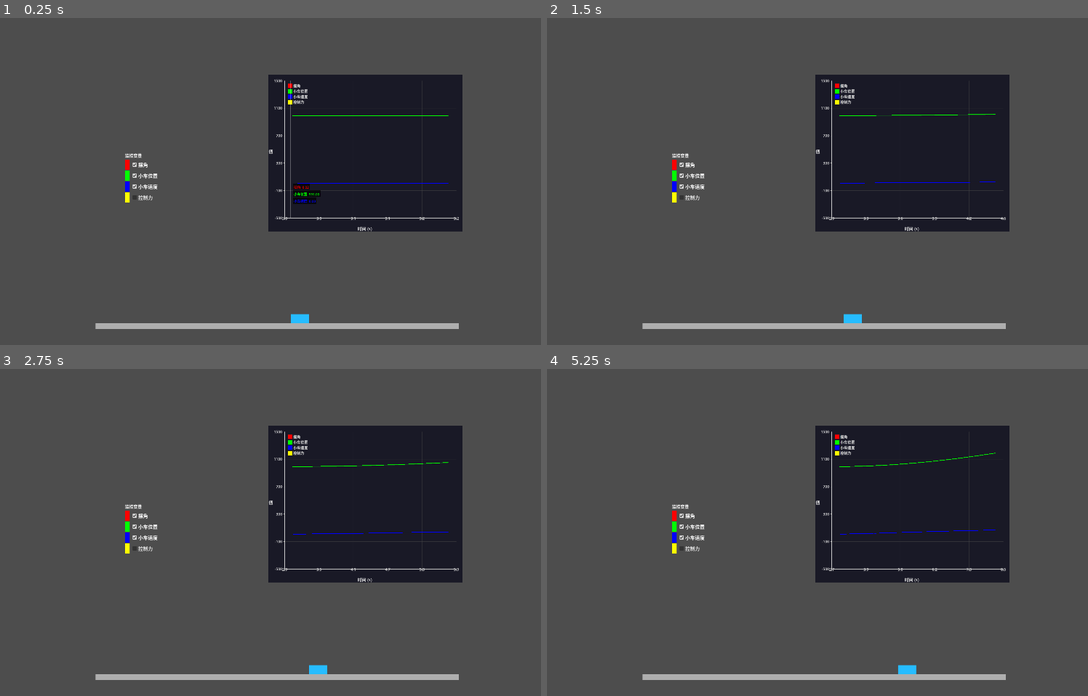
Above: before the commit, frames 1-4 (two rows, left to right).
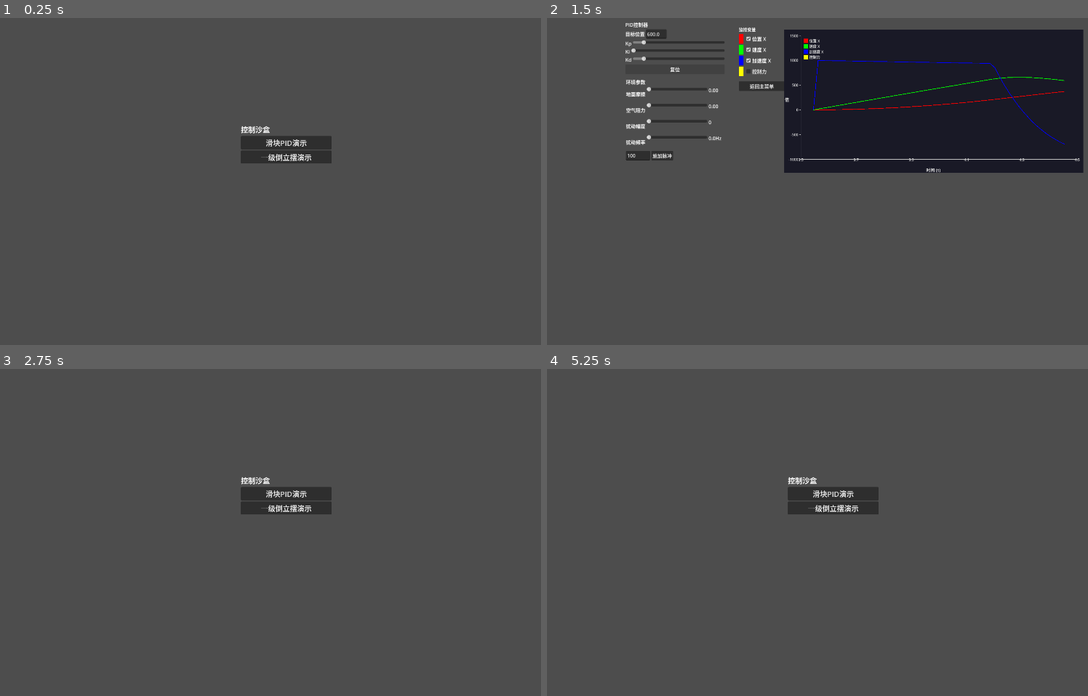
Above: after the commit, the same moments.

Repository: Phantom1984/ControlSandBoxGodot
Game: Godot game, scene res://scenes/main_menu.tscn
The game is run twice, just before and just after one commit, with the same random seed, the same clock (stepped at 60 frames per second) and the same inputs. Before the commit the project starts from res://Scene/inverted_pendulum.tscn.
Inputs (mouse positions are in pixels of both pictures, inside the frame that each line leads up to):
- Up to frame 1 (0.25 s): no input
- Up to frame 2 (1.5 s): click (833, 142) at 0.5 s, where only the run after the commit has a clickable "滑块PID演示"; click (676, 70) at 1.25 s, where only the run after the commit has a clickable "复位"
- Up to frame 3 (2.75 s): click (216, 437) at 2 s, where only the run after the commit has a clickable "返回主菜单"
- Up to frame 4 (5.25 s): click (833, 509) at 2.75 s, where only the run after the commit has a clickable "一级倒立摆演示"; click (557, 591) at 3.5 s, where only the run after the commit has a clickable "单环PID"; click (579, 591) at 4.25 s, where only the run after the commit has a clickable "双环PID"; click (703, 575) at 5 s, where only the run after the commit has a clickable "返回主菜单"

The runs differ from the first frame. In frame 1, 19% of the frame differs, in the area x 17-86%, y 17-96%; in frame 2, 24%, in the area x 14-100%, y 1-96%; in frame 3, 19%; in frame 4, 19%.

Commit message:
菜单和倒立摆页面优化
1.新增主菜单，加入场景切换功能
2.为倒立摆加入PID参数滑动条和双环单环切换按钮
3.优化文件路径

Diff:
--- a/Scene/inverted_pendulum.tscn
+++ /dev/null
@@ -1,124 +0,0 @@
-[gd_scene format=3 uid="uid://sgx577h7qcs4"]
-
-[ext_resource type="Script" uid="uid://cdaua853bdrgf" path="res://scripts/pendulum_controller.gd" id="1_ftd7c"]
-[ext_resource type="Script" uid="uid://dvkhwflsyul5b" path="res://scripts/pid_controller.gd" id="2_yi53h"]
-[ext_resource type="Script" uid="uid://bwlr81ykxswvm" path="res://scripts/data_monitor.gd" id="3_h4483"]
-[ext_resource type="Script" uid="uid://desv2h0vsc8ge" path="res://scripts/pendulum_data_bridge.gd" id="4_8qox5"]
-[ext_resource type="Script" uid="uid://b8eph5hl0e3uu" path="res://scripts/plotter.gd" id="4_vnqnf"]
-[ext_resource type="Script" uid="uid://cjt62b21tt51r" path="res://scripts/var_panel.gd" id="6_8qox5"]
-
-[sub_resource type="PhysicsMaterial" id="PhysicsMaterial_cart"]
-friction = 0.0
-
-[sub_resource type="RectangleShape2D" id="RectangleShape2D_h367c"]
-size = Vector2(60, 30)
-
-[sub_resource type="RectangleShape2D" id="RectangleShape2D_qhvww"]
-size = Vector2(6, 120)
-
-[sub_resource type="PhysicsMaterial" id="PhysicsMaterial_ground"]
-friction = 0.0
-
-[sub_resource type="RectangleShape2D" id="RectangleShape2D_ftd7c"]
-size = Vector2(1200, 20)
-
-[node name="InvertedPendulum" type="Node2D" unique_id=2089002323]
-
-[node name="Cart" type="RigidBody2D" parent="." unique_id=1457916125 node_paths=PackedStringArray("pid", "position_pid", "pendulum")]
-position = Vector2(991, 1062)
-physics_material_override = SubResource("PhysicsMaterial_cart")
-lock_rotation = true
-script = ExtResource("1_ftd7c")
-pid = NodePath("PendulumPID")
-position_pid = NodePath("PositionPID")
-pendulum = NodePath("../Pendulum")
-enable_position_loop = false
-
-[node name="CollisionShape2D" type="CollisionShape2D" parent="Cart" unique_id=1323739283]
-shape = SubResource("RectangleShape2D_h367c")
-
-[node name="ColorRect" type="ColorRect" parent="Cart" unique_id=580789777]
-offset_left = -30.0
-offset_top = -15.0
-offset_right = 30.0
-offset_bottom = 15.0
-color = Color(0.14901961, 0.7372549, 1, 1)
-metadata/_edit_use_anchors_ = true
-
-[node name="PinJoint2D" type="PinJoint2D" parent="Cart" unique_id=2004433850]
-position = Vector2(0, -15)
-node_a = NodePath("..")
-node_b = NodePath("../../Pendulum")
-
-[node name="PendulumPID" type="Node" parent="Cart" unique_id=831539741]
-script = ExtResource("2_yi53h")
-kp = 3000.0
-kd = 200.0
-output_max = 3000.0
-
-[node name="PositionPID" type="Node" parent="Cart" unique_id=934852326]
-script = ExtResource("2_yi53h")
-kp = 0.005
-kd = 0.1
-integral_limit = 1.0
-output_max = 0.08
-
-[node name="Pendulum" type="RigidBody2D" parent="." unique_id=1950229106]
-position = Vector2(991, 1062)
-rotation = 0.017453292
-mass = 0.1
-
-[node name="CollisionShape2D" type="CollisionShape2D" parent="Pendulum" unique_id=432657005]
-position = Vector2(0.38756943, -75.449356)
-shape = SubResource("RectangleShape2D_qhvww")
-
-[node name="Ground" type="StaticBody2D" parent="." unique_id=4533779]
-physics_material_override = SubResource("PhysicsMaterial_ground")
-
-[node name="CollisionShape2D" type="CollisionShape2D" parent="Ground" unique_id=858761670]
-position = Vector2(916, 1087)
-shape = SubResource("RectangleShape2D_ftd7c")
-
-[node name="ColorRect" type="ColorRect" parent="Ground" unique_id=1892227064]
-offset_left = 316.0
-offset_top = 1077.0
-offset_right = 1516.0
-offset_bottom = 1097.0
-color = Color(0.68307734, 0.6830774, 0.68307734, 1)
-metadata/_edit_use_anchors_ = true
-
-[node name="DataMonitor" type="Node" parent="." unique_id=684490729 node_paths=PackedStringArray("target")]
-script = ExtResource("3_h4483")
-target = NodePath("../Cart")
-
-[node name="PendulumDataBridge" type="Node" parent="." unique_id=1446206544 node_paths=PackedStringArray("monitor", "plotter")]
-script = ExtResource("4_8qox5")
-monitor = NodePath("../DataMonitor")
-plotter = NodePath("../Plotter")
-
-[node name="Plotter" type="Control" parent="." unique_id=304413815]
-layout_mode = 3
-anchors_preset = 0
-offset_left = 886.0
-offset_top = 255.0
-offset_right = 1528.0
-offset_bottom = 774.0
-script = ExtResource("4_vnqnf")
-
-[node name="UI" type="Control" parent="." unique_id=346162328]
-layout_mode = 3
-anchors_preset = 0
-offset_left = 407.0
-offset_top = 504.0
-offset_right = 663.0
-offset_bottom = 703.0
-
-[node name="VarPanel" type="VBoxContainer" parent="UI" unique_id=1451288295 node_paths=PackedStringArray("data_bridge", "plotter")]
-layout_mode = 0
-offset_left = 6.0
-offset_top = 7.0
-offset_right = 220.0
-offset_bottom = 177.0
-script = ExtResource("6_8qox5")
-data_bridge = NodePath("../../PendulumDataBridge")
-plotter = NodePath("../../Plotter")
--- a/project.godot
+++ b/project.godot
@@ -12,7 +12,7 @@
 
 config/name="ControlSandBox"
 config/description="一个用于将控制算法模拟至此的基于物理的沙盒"
-run/main_scene="uid://sgx577h7qcs4"
+run/main_scene="uid://sg3q2c5nyt47"
 config/features=PackedStringArray("4.6", "Forward Plus")
 config/icon="res://icon.svg"
 
--- a/main.tscn
+++ b/scenes/cart.tscn
@@ -1,6 +1,6 @@
 [gd_scene format=3 uid="uid://cwnbxixorykq6"]
 
-[ext_resource type="Script" uid="uid://b8y4e8ptxtqub" path="res://cart.gd" id="1_ig7tw"]
+[ext_resource type="Script" uid="uid://b8y4e8ptxtqub" path="res://scripts/cart.gd" id="1_ig7tw"]
 [ext_resource type="Script" uid="uid://dvkhwflsyul5b" path="res://scripts/pid_controller.gd" id="2_0xm2m"]
 [ext_resource type="Script" uid="uid://bwlr81ykxswvm" path="res://scripts/data_monitor.gd" id="3_7mycd"]
 [ext_resource type="Script" uid="uid://bnu1phu3yfjkv" path="res://scripts/pid_panel.gd" id="3_h2yge"]
@@ -8,6 +8,7 @@
 [ext_resource type="Script" uid="uid://b8eph5hl0e3uu" path="res://scripts/plotter.gd" id="6_5vw27"]
 [ext_resource type="Script" uid="uid://cjt62b21tt51r" path="res://scripts/var_panel.gd" id="6_272bh"]
 [ext_resource type="Script" uid="uid://h70j1rh2xw5r" path="res://scripts/env_panel.gd" id="7_5vw27"]
+[ext_resource type="Script" uid="uid://b05iyf1uo0d5m" path="res://scripts/back_mainmenu.gd" id="8_back"]
 
 [sub_resource type="PhysicsMaterial" id="PhysicsMaterial_ig7tw"]
 friction = 0.0
@@ -263,6 +264,18 @@
 layout_mode = 2
 text = "施加脉冲"
 
+[node name="BackButton" type="VBoxContainer" parent="UI" unique_id=999888771]
+layout_mode = 0
+offset_left = 47.0
+offset_top = 200.0
+offset_right = 200.0
+offset_bottom = 240.0
+script = ExtResource("8_back")
+
+[node name="Button" type="Button" parent="UI/BackButton" unique_id=999888772]
+layout_mode = 2
+text = "返回主菜单"
+
 [node name="Plotter" type="Control" parent="." unique_id=1329658006]
 layout_mode = 3
 anchors_preset = 0
--- /dev/null
+++ b/scenes/inverted_pendulum.tscn
@@ -0,0 +1,265 @@
+[gd_scene format=3 uid="uid://sgx577h7qcs4"]
+
+[ext_resource type="Script" uid="uid://cdaua853bdrgf" path="res://scripts/pendulum_controller.gd" id="1_ftd7c"]
+[ext_resource type="Script" uid="uid://dvkhwflsyul5b" path="res://scripts/pid_controller.gd" id="2_yi53h"]
+[ext_resource type="Script" uid="uid://bwlr81ykxswvm" path="res://scripts/data_monitor.gd" id="3_h4483"]
+[ext_resource type="Script" uid="uid://desv2h0vsc8ge" path="res://scripts/pendulum_data_bridge.gd" id="4_8qox5"]
+[ext_resource type="Script" uid="uid://b8eph5hl0e3uu" path="res://scripts/plotter.gd" id="4_vnqnf"]
+[ext_resource type="Script" uid="uid://cjt62b21tt51r" path="res://scripts/var_panel.gd" id="6_8qox5"]
+[ext_resource type="Script" uid="uid://b05iyf1uo0d5m" path="res://scripts/back_mainmenu.gd" id="7_ysgda"]
+[ext_resource type="Script" path="res://scripts/pendulum_pid_panel.gd" id="8_pidpanel"]
+
+[sub_resource type="PhysicsMaterial" id="PhysicsMaterial_cart"]
+friction = 0.0
+
+[sub_resource type="RectangleShape2D" id="RectangleShape2D_h367c"]
+size = Vector2(60, 30)
+
+[sub_resource type="RectangleShape2D" id="RectangleShape2D_qhvww"]
+size = Vector2(6, 120)
+
+[sub_resource type="PhysicsMaterial" id="PhysicsMaterial_ground"]
+friction = 0.0
+
+[sub_resource type="RectangleShape2D" id="RectangleShape2D_ftd7c"]
+size = Vector2(1200, 20)
+
+[node name="InvertedPendulum" type="Node2D" unique_id=2089002323]
+
+[node name="Cart" type="RigidBody2D" parent="." unique_id=1457916125 node_paths=PackedStringArray("pid", "position_pid", "pendulum")]
+position = Vector2(991, 1062)
+physics_material_override = SubResource("PhysicsMaterial_cart")
+lock_rotation = true
+script = ExtResource("1_ftd7c")
+pid = NodePath("PendulumPID")
+position_pid = NodePath("PositionPID")
+pendulum = NodePath("../Pendulum")
+enable_position_loop = false
+
+[node name="CollisionShape2D" type="CollisionShape2D" parent="Cart" unique_id=1323739283]
+shape = SubResource("RectangleShape2D_h367c")
+
+[node name="ColorRect" type="ColorRect" parent="Cart" unique_id=580789777]
+offset_left = -30.0
+offset_top = -15.0
+offset_right = 30.0
+offset_bottom = 15.0
+color = Color(0.14901961, 0.7372549, 1, 1)
+metadata/_edit_use_anchors_ = true
+
+[node name="PinJoint2D" type="PinJoint2D" parent="Cart" unique_id=2004433850]
+position = Vector2(0, -15)
+node_a = NodePath("..")
+node_b = NodePath("../../Pendulum")
+
+[node name="PendulumPID" type="Node" parent="Cart" unique_id=831539741]
+script = ExtResource("2_yi53h")
+kp = 3000.0
+kd = 200.0
+output_max = 3000.0
+
+[node name="PositionPID" type="Node" parent="Cart" unique_id=934852326]
+script = ExtResource("2_yi53h")
+kp = 0.005
+kd = 0.1
+integral_limit = 1.0
+output_max = 0.08
+
+[node name="Pendulum" type="RigidBody2D" parent="." unique_id=1950229106]
+position = Vector2(991, 1062)
+rotation = 0.017453292
+mass = 0.1
+
+[node name="CollisionShape2D" type="CollisionShape2D" parent="Pendulum" unique_id=432657005]
+position = Vector2(0.38756943, -75.449356)
+shape = SubResource("RectangleShape2D_qhvww")
+
+[node name="Ground" type="StaticBody2D" parent="." unique_id=4533779]
+physics_material_override = SubResource("PhysicsMaterial_ground")
+
+[node name="CollisionShape2D" type="CollisionShape2D" parent="Ground" unique_id=858761670]
+position = Vector2(916, 1087)
+shape = SubResource("RectangleShape2D_ftd7c")
+
+[node name="ColorRect" type="ColorRect" parent="Ground" unique_id=1892227064]
+offset_left = 316.0
+offset_top = 1077.0
+offset_right = 1516.0
+offset_bottom = 1097.0
+color = Color(0.68307734, 0.6830774, 0.68307734, 1)
+metadata/_edit_use_anchors_ = true
+
+[node name="DataMonitor" type="Node" parent="." unique_id=684490729 node_paths=PackedStringArray("target")]
+script = ExtResource("3_h4483")
+target = NodePath("../Cart")
+
+[node name="PendulumDataBridge" type="Node" parent="." unique_id=1446206544 node_paths=PackedStringArray("monitor", "plotter")]
+script = ExtResource("4_8qox5")
+monitor = NodePath("../DataMonitor")
+plotter = NodePath("../Plotter")
+
+[node name="Plotter" type="Control" parent="." unique_id=304413815]
+layout_mode = 3
+anchors_preset = 0
+offset_left = 886.0
+offset_top = 255.0
+offset_right = 1528.0
+offset_bottom = 774.0
+script = ExtResource("4_vnqnf")
+
+[node name="UI" type="Control" parent="." unique_id=346162328]
+layout_mode = 3
+anchors_preset = 0
+offset_left = 407.0
+offset_top = 504.0
+offset_right = 663.0
+offset_bottom = 703.0
+
+[node name="VarPanel" type="VBoxContainer" parent="UI" unique_id=1451288295 node_paths=PackedStringArray("data_bridge", "plotter")]
+layout_mode = 0
+offset_left = 6.0
+offset_top = 7.0
+offset_right = 220.0
+offset_bottom = 177.0
+script = ExtResource("6_8qox5")
+data_bridge = NodePath("../../PendulumDataBridge")
+plotter = NodePath("../../Plotter")
+
+[node name="PIDPanel" type="VBoxContainer" parent="UI" unique_id=800100101 node_paths=PackedStringArray("pendulum_pid", "position_pid", "cart")]
+layout_mode = 0
+offset_left = -400.0
+offset_top = 0.0
+offset_right = -50.0
+offset_bottom = 500.0
+script = ExtResource("8_pidpanel")
+pendulum_pid = NodePath("../../Cart/PendulumPID")
+position_pid = NodePath("../../Cart/PositionPID")
+cart = NodePath("../../Cart")
+
+[node name="InnerPanel" type="VBoxContainer" parent="UI/PIDPanel" unique_id=800100102]
+layout_mode = 2
+
+[node name="Label" type="Label" parent="UI/PIDPanel/InnerPanel" unique_id=800100103]
+layout_mode = 2
+text = "内环-摆角PID"
+
+[node name="HBoxContainer_Kp" type="HBoxContainer" parent="UI/PIDPanel/InnerPanel" unique_id=800100104]
+layout_mode = 2
+
+[node name="Label_Kp" type="Label" parent="UI/PIDPanel/InnerPanel/HBoxContainer_Kp" unique_id=800100105]
+layout_mode = 2
+text = "Kp"
+
+[node name="HSlider" type="HSlider" parent="UI/PIDPanel/InnerPanel/HBoxContainer_Kp" unique_id=800100106]
+layout_mode = 2
+size_flags_horizontal = 3
+
+[node name="HBoxContainer_Ki" type="HBoxContainer" parent="UI/PIDPanel/InnerPanel" unique_id=800100107]
+layout_mode = 2
+
+[node name="Label_Ki" type="Label" parent="UI/PIDPanel/InnerPanel/HBoxContainer_Ki" unique_id=800100108]
+layout_mode = 2
+text = "Ki"
+
+[node name="HSlider" type="HSlider" parent="UI/PIDPanel/InnerPanel/HBoxContainer_Ki" unique_id=800100109]
+layout_mode = 2
+size_flags_horizontal = 3
+
+[node name="HBoxContainer_Kd" type="HBoxContainer" parent="UI/PIDPanel/InnerPanel" unique_id=800100110]
+layout_mode = 2
+
+[node name="Label_Kd" type="Label" parent="UI/PIDPanel/InnerPanel/HBoxContainer_Kd" unique_id=800100111]
+layout_mode = 2
+text = "Kd"
+
+[node name="HSlider" type="HSlider" parent="UI/PIDPanel/InnerPanel/HBoxContainer_Kd" unique_id=800100112]
+layout_mode = 2
+size_flags_horizontal = 3
+
+[node name="OuterPanel" type="VBoxContainer" parent="UI/PIDPanel" unique_id=800100201]
+layout_mode = 2
+
+[node name="Label" type="Label" parent="UI/PIDPanel/OuterPanel" unique_id=800100202]
+layout_mode = 2
+text = "外环-位置PID"
+
+[node name="HBoxContainer_TargetPos" type="HBoxContainer" parent="UI/PIDPanel/OuterPanel" unique_id=800100203]
+layout_mode = 2
+
+[node name="Label" type="Label" parent="UI/PIDPanel/OuterPanel/HBoxContainer_TargetPos" unique_id=800100204]
+layout_mode = 2
+text = "目标位置"
+
+[node name="TargetInput" type="LineEdit" parent="UI/PIDPanel/OuterPanel/HBoxContainer_TargetPos" unique_id=800100205]
+layout_mode = 2
+
+[node name="HBoxContainer_Kp" type="HBoxContainer" parent="UI/PIDPanel/OuterPanel" unique_id=800100206]
+layout_mode = 2
+
+[node name="Label_Kp" type="Label" parent="UI/PIDPanel/OuterPanel/HBoxContainer_Kp" unique_id=800100207]
+layout_mode = 2
+text = "Kp"
+
+[node name="HSlider" type="HSlider" parent="UI/PIDPanel/OuterPanel/HBoxContainer_Kp" unique_id=800100208]
+layout_mode = 2
+size_flags_horizontal = 3
+
+[node name="HBoxContainer_Ki" type="HBoxContainer" parent="UI/PIDPanel/OuterPanel" unique_id=800100209]
+layout_mode = 2
+
+[node name="Label_Ki" type="Label" parent="UI/PIDPanel/OuterPanel/HBoxContainer_Ki" unique_id=800100210]
+layout_mode = 2
+text = "Ki"
+
+[node name="HSlider" type="HSlider" parent="UI/PIDPanel/OuterPanel/HBoxContainer_Ki" unique_id=800100211]
+layout_mode = 2
+size_flags_horizontal = 3
+
+[node name="HBoxContainer_Kd" type="HBoxContainer" parent="UI/PIDPanel/OuterPanel" unique_id=800100212]
+layout_mode = 2
+
+[node name="Label_Kd" type="Label" parent="UI/PIDPanel/OuterPanel/HBoxContainer_Kd" unique_id=800100213]
+layout_mode = 2
+text = "Kd"
+
+[node name="HSlider" type="HSlider" parent="UI/PIDPanel/OuterPanel/HBoxContainer_Kd" unique_id=800100214]
+layout_mode = 2
+size_flags_horizontal = 3
+
+[node name="ControlMode" type="VBoxContainer" parent="UI/PIDPanel" unique_id=800100301]
+layout_mode = 2
+
+[node name="Label" type="Label" parent="UI/PIDPanel/ControlMode" unique_id=800100302]
+layout_mode = 2
+text = "控制方式"
+
+[node name="HBoxContainer" type="HBoxContainer" parent="UI/PIDPanel/ControlMode" unique_id=800100303]
+layout_mode = 2
+
+[node name="BtnSingle" type="Button" parent="UI/PIDPanel/ControlMode/HBoxContainer" unique_id=800100304]
+layout_mode = 2
+toggle_mode = true
+text = "单环PID"
+
+[node name="BtnDouble" type="Button" parent="UI/PIDPanel/ControlMode/HBoxContainer" unique_id=800100305]
+layout_mode = 2
+toggle_mode = true
+text = "双环PID"
+
+[node name="BtnLQR" type="Button" parent="UI/PIDPanel/ControlMode/HBoxContainer" unique_id=800100306]
+layout_mode = 2
+toggle_mode = true
+disabled = true
+text = "LQR(未实现)"
+
+[node name="VBoxContainer" type="VBoxContainer" parent="UI" unique_id=1218921648]
+layout_mode = 0
+offset_left = 74.0
+offset_top = 228.0
+offset_right = 162.0
+offset_bottom = 259.0
+script = ExtResource("7_ysgda")
+
+[node name="Button" type="Button" parent="UI/VBoxContainer" unique_id=1821739964]
+layout_mode = 2
+text = "返回主菜单"
--- /dev/null
+++ b/scenes/main_menu.tscn
@@ -0,0 +1,42 @@
+[gd_scene format=3 uid="uid://sg3q2c5nyt47"]
+
+[ext_resource type="Script" uid="uid://cokleg67d3xqu" path="res://scripts/main_menu.gd" id="1_ftydy"]
+
+[node name="MainMenu" type="Control" unique_id=1916833664]
+layout_mode = 3
+anchors_preset = 0
+offset_left = 946.0
+offset_top = 518.0
+offset_right = 946.0
+offset_bottom = 518.0
+script = ExtResource("1_ftydy")
+
+[node name="VBoxContainer" type="VBoxContainer" parent="." unique_id=247897540]
+custom_minimum_size = Vector2(300, 200)
+layout_mode = 1
+anchors_preset = 8
+anchor_left = 0.5
+anchor_top = 0.5
+anchor_right = 0.5
+anchor_bottom = 0.5
+offset_left = -150.0
+offset_top = -100.0
+offset_right = 150.0
+offset_bottom = 100.0
+grow_horizontal = 2
+grow_vertical = 2
+
+[node name="Label" type="Label" parent="VBoxContainer" unique_id=1093057283]
+layout_mode = 2
+theme_override_font_sizes/font_size = 24
+text = "控制沙盒"
+
+[node name="Button" type="Button" parent="VBoxContainer" unique_id=1320834245]
+layout_mode = 2
+theme_override_font_sizes/font_size = 24
+text = "滑块PID演示"
+
+[node name="Button2" type="Button" parent="VBoxContainer" unique_id=23566057]
+layout_mode = 2
+theme_override_font_sizes/font_size = 24
+text = "一级倒立摆演示"
--- /dev/null
+++ b/scripts/back_mainmenu.gd
@@ -0,0 +1,7 @@
+extends Control
+
+func _ready():
+	$Button.pressed.connect(_on_back_pressed)
+
+func _on_back_pressed():
+	get_tree().change_scene_to_file("res://scenes/main_menu.tscn")
--- /dev/null
+++ b/scripts/main_menu.gd
@@ -0,0 +1,11 @@
+extends Control
+
+func _ready():
+	$VBoxContainer/Button.pressed.connect(_on_slider_pressed)
+	$VBoxContainer/Button2.pressed.connect(_on_pendulum_pressed)
+
+func _on_slider_pressed():
+	get_tree().change_scene_to_file("res://scenes/cart.tscn")
+
+func _on_pendulum_pressed():
+	get_tree().change_scene_to_file("res://scenes/inverted_pendulum.tscn")
--- /dev/null
+++ b/scripts/pendulum_pid_panel.gd
@@ -0,0 +1,120 @@
+extends VBoxContainer
+
+@export var pendulum_pid: PIDController
+@export var position_pid: PIDController
+@export var cart: RigidBody2D
+
+# 内环（摆角PID）
+@onready var inner_kp_slider: HSlider = $InnerPanel/HBoxContainer_Kp/HSlider
+@onready var inner_ki_slider: HSlider = $InnerPanel/HBoxContainer_Ki/HSlider
+@onready var inner_kd_slider: HSlider = $InnerPanel/HBoxContainer_Kd/HSlider
+
+# 外环（位置PID）
+@onready var outer_kp_slider: HSlider = $OuterPanel/HBoxContainer_Kp/HSlider
+@onready var outer_ki_slider: HSlider = $OuterPanel/HBoxContainer_Ki/HSlider
+@onready var outer_kd_slider: HSlider = $OuterPanel/HBoxContainer_Kd/HSlider
+@onready var target_input: LineEdit = $OuterPanel/HBoxContainer_TargetPos/TargetInput
+
+# 控制方式按钮
+@onready var btn_single: Button = $ControlMode/HBoxContainer/BtnSingle
+@onready var btn_double: Button = $ControlMode/HBoxContainer/BtnDouble
+@onready var btn_lqr: Button = $ControlMode/HBoxContainer/BtnLQR
+
+
+func _ready():
+	_setup_inner_sliders()
+	_setup_outer_sliders()
+	_setup_target_input()
+	_setup_control_mode()
+
+
+func _setup_inner_sliders():
+	inner_kp_slider.min_value = 0.0
+	inner_kp_slider.max_value = 10000.0
+	inner_kp_slider.step = 10.0
+	inner_kp_slider.value = pendulum_pid.kp
+	inner_kp_slider.value_changed.connect(_on_inner_kp_changed)
+
+	inner_ki_slider.min_value = 0.0
+	inner_ki_slider.max_value = 100.0
+	inner_ki_slider.step = 0.1
+	inner_ki_slider.value = pendulum_pid.ki
+	inner_ki_slider.value_changed.connect(_on_inner_ki_changed)
+
+	inner_kd_slider.min_value = 0.0
+	inner_kd_slider.max_value = 1000.0
+	inner_kd_slider.step = 1.0
+	inner_kd_slider.value = pendulum_pid.kd
+	inner_kd_slider.value_changed.connect(_on_inner_kd_changed)
+
+
+func _setup_outer_sliders():
+	outer_kp_slider.min_value = 0.0
+	outer_kp_slider.max_value = 0.1
+	outer_kp_slider.step = 0.0001
+	outer_kp_slider.value = position_pid.kp
+	outer_kp_slider.value_changed.connect(_on_outer_kp_changed)
+
+	outer_ki_slider.min_value = 0.0
+	outer_ki_slider.max_value = 1.0
+	outer_ki_slider.step = 0.001
+	outer_ki_slider.value = position_pid.ki
+	outer_ki_slider.value_changed.connect(_on_outer_ki_changed)
+
+	outer_kd_slider.min_value = 0.0
+	outer_kd_slider.max_value = 1.0
+	outer_kd_slider.step = 0.001
+	outer_kd_slider.value = position_pid.kd
+	outer_kd_slider.value_changed.connect(_on_outer_kd_changed)
+
+
+func _setup_target_input():
+	target_input.placeholder_text = "目标位置x"
+	target_input.text = "%.1f" % cart.target_x
+	target_input.text_submitted.connect(_on_target_submitted)
+
+
+func _setup_control_mode():
+	btn_single.pressed.connect(_on_single_pressed)
+	btn_double.pressed.connect(_on_double_pressed)
+	btn_lqr.disabled = true  # LQR未实现
+	_update_mode_buttons()
+
+
+func _on_inner_kp_changed(value: float):
+	pendulum_pid.kp = value
+
+func _on_inner_ki_changed(value: float):
+	pendulum_pid.ki = value
+
+func _on_inner_kd_changed(value: float):
+	pendulum_pid.kd = value
+
+func _on_outer_kp_changed(value: float):
+	position_pid.kp = value
+
+func _on_outer_ki_changed(value: float):
+	position_pid.ki = value
+
+func _on_outer_kd_changed(value: float):
+	position_pid.kd = value
+
+
+func _on_target_submitted(new_text: String):
+	if new_text.is_valid_float():
+		cart.target_x = new_text.to_float()
+
+
+func _on_single_pressed():
+	cart.enable_position_loop = false
+	_update_mode_buttons()
+
+
+func _on_double_pressed():
+	cart.enable_position_loop = true
+	_update_mode_buttons()
+
+
+func _update_mode_buttons():
+	btn_single.button_pressed = not cart.enable_position_loop
+	btn_double.button_pressed = cart.enable_position_loop
Not shown, added: scripts/back_mainmenu.gd.uid
Renamed: cart.gd -> scripts/cart.gd
Renamed: cart.gd.uid -> scripts/cart.gd.uid
Not shown, added: scripts/main_menu.gd.uid
Not shown, added: scripts/pendulum_pid_panel.gd.uid
